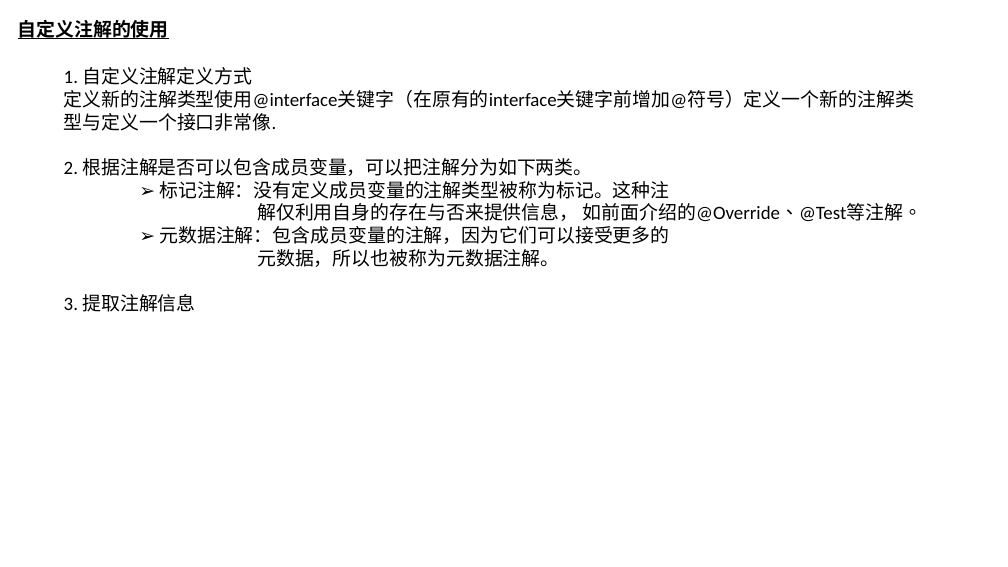
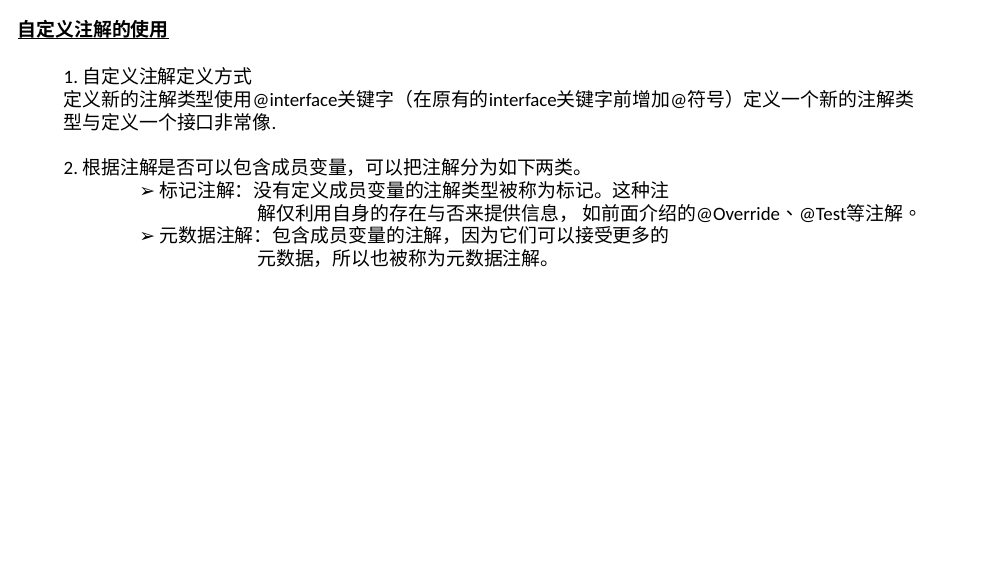
Before and after one commit to luchaojun/ChaojunStudy, a slide deck: slide 6 of JavaStudy/JavaStudyNote/Annotation/Java_Annotation.pptx (slide 5 before the commit). Drawn at 1008x567 pixels with LibreOffice and Linux fonts; fonts in the diff are those of the drawing. Boxes give left, top, right and bottom in pixels: in the first picture for what was removed or moved away, otherwise in the second. Text is boxed around its words. In the diff, an @@ line names an element or a change of style, - is before the commit and + after.

```diff
--- a/JavaStudy/JavaStudyNote/Annotation/Java_Annotation.pptx
+++ b/JavaStudy/JavaStudyNote/Annotation/Java_Annotation.pptx
@@ text at (x1=64, y1=294, x2=195, y2=312): paragraph removed @@
-3. 提取注解信息
```
Also in this commit, not shown: 1 slide added.
